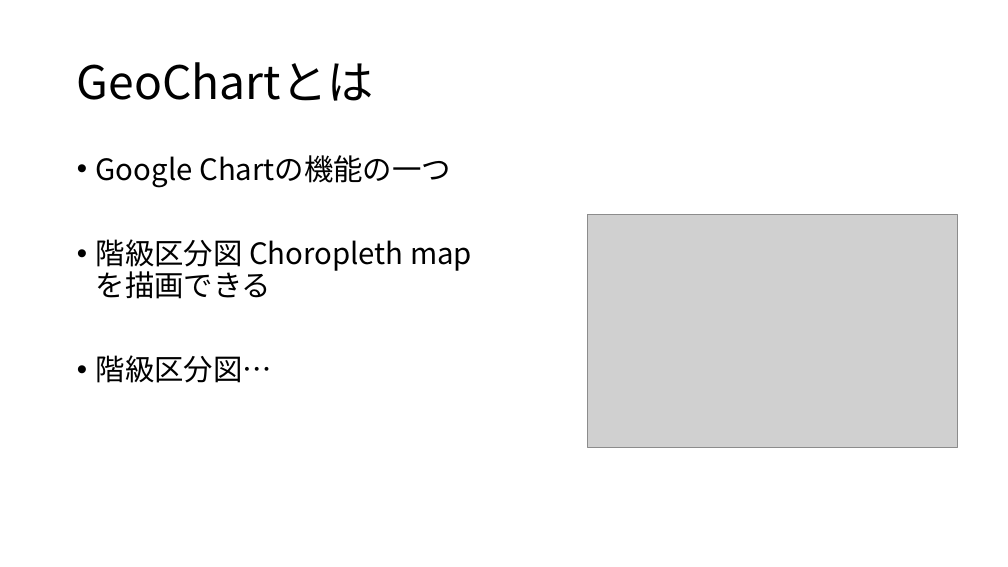
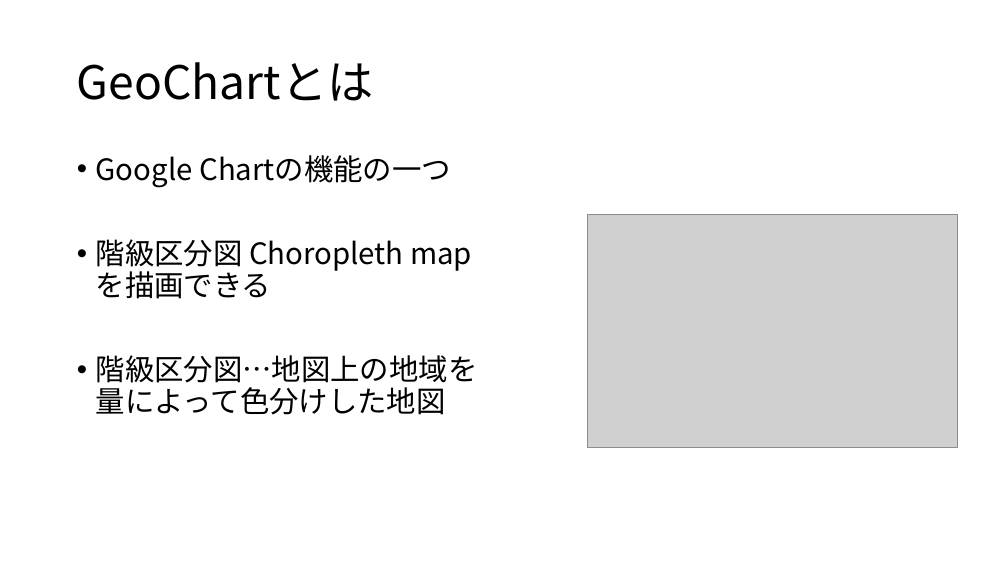
Before and after one commit to erevest-cobalt/3pro, a slide deck: slide 8 of 統計データの可視化.pptx. Drawn at 1008x567 pixels with LibreOffice and Linux fonts; fonts in the diff are those of the drawing; grey boxes stand for pictures. Boxes give left, top, right and bottom in pixels: in the first picture for what was removed or moved away, otherwise in the second. Text is boxed around its words. In the diff, an @@ line names an element or a change of style, - is before the commit and + after.

```diff
--- a/統計データの可視化.pptx
+++ b/統計データの可視化.pptx
@@ text at [96,355,478,415]: text changed @@
-• 階級区分図…
+• 階級区分図…地図上の地域を量によって色分けした地図
```
Also in this commit, not shown: 1 other slide changed, 1 slide added.
